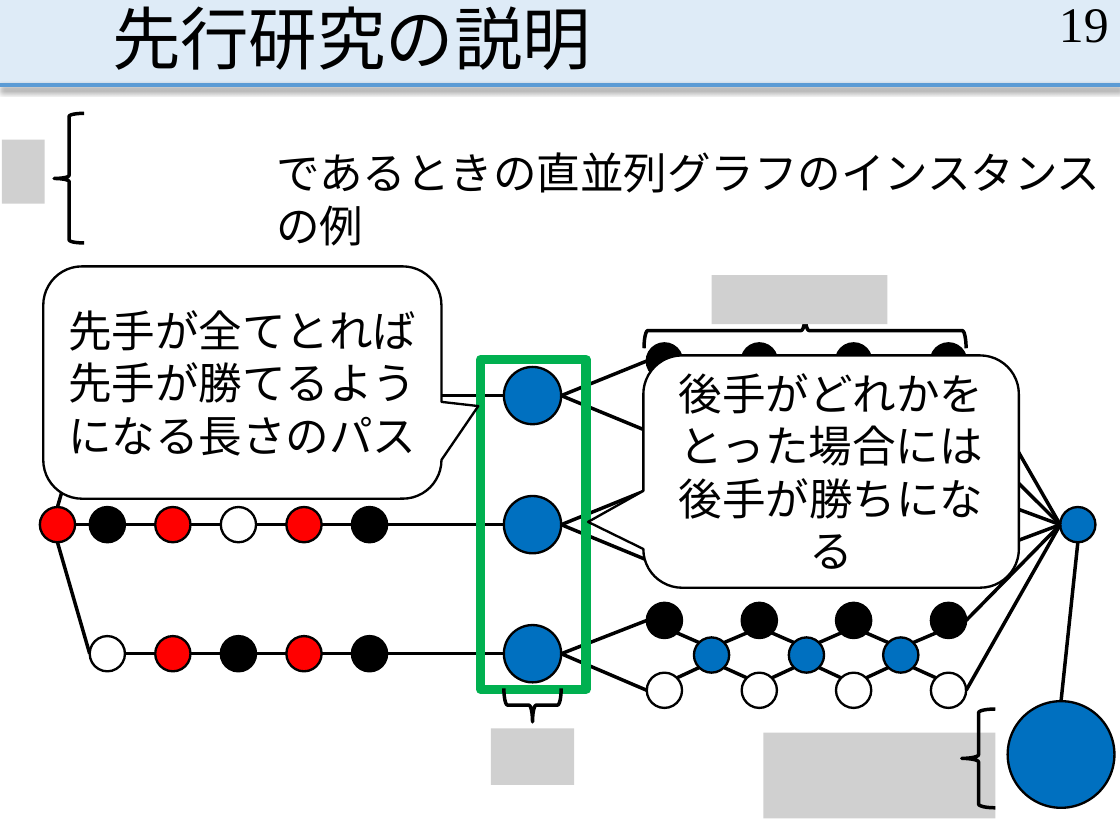
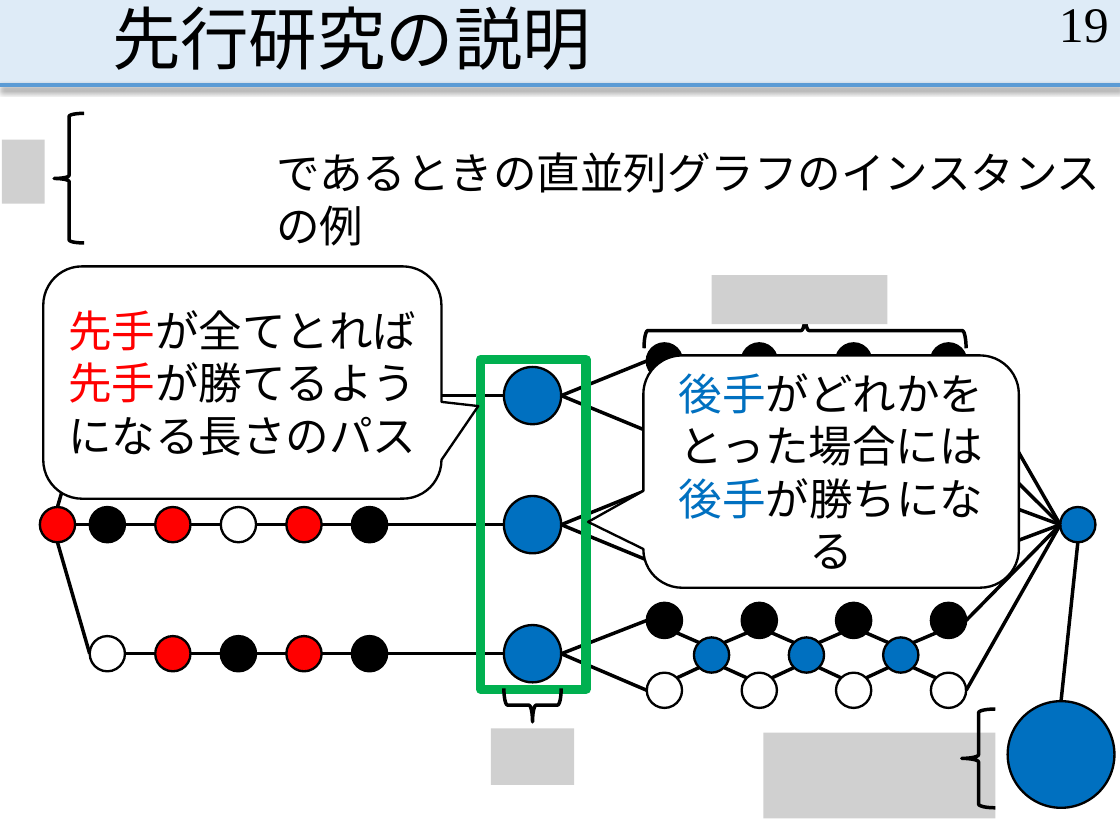
Before and after one commit to MasayaOda/SR, a slide deck: slide 19 of 191120oda.pptx. Drawn at 1120x840 pixels with LibreOffice and Linux fonts; fonts in the diff are those of the drawing; grey boxes stand for pictures. Boxes give left, top, right and bottom in pixels: in the first picture for what was removed or moved away, otherwise in the second. Text is boxed around its words. In the diff, an @@ line names an element or a change of style, - is before the commit and + after.

```diff
--- a/191120oda.pptx
+++ b/191120oda.pptx
@@ rounded speech box "先手が全てとれば先手が勝てるようになる長さのパス" at <box>44,267,442,498</box>: text colour #000000 to #FF0000 in "先手が全てとれば先手が勝てるようになる長さのパス" @@
@@ rounded speech box "後手がどれかをとった場合には" at <box>643,355,1018,587</box>: text colour #000000 to #0070C0 in "後手がどれかをとった場合には", "後手が勝ちになる" @@
```
Also in this commit, not shown: 10 other slides changed.
